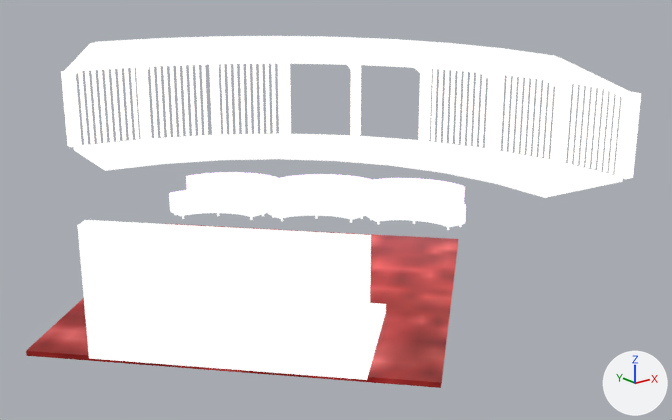
The FBX model Assets/Xana Environments Data/Xana Summit/Export_FBX/Beach_attach_Setup.fbx: old version first, new version second.
Rendered twice from a 50 mm camera at (-163.7, 60.8, 12.2) aimed at (-138.9, 91.8, -0.2). Every picture has the same lights, and +X, +Y and +Z are marked at lower right. Where no turn or scale is listed for an object, it has been applied to the vertices.

In view in the first picture: 'Beach_Setup'.
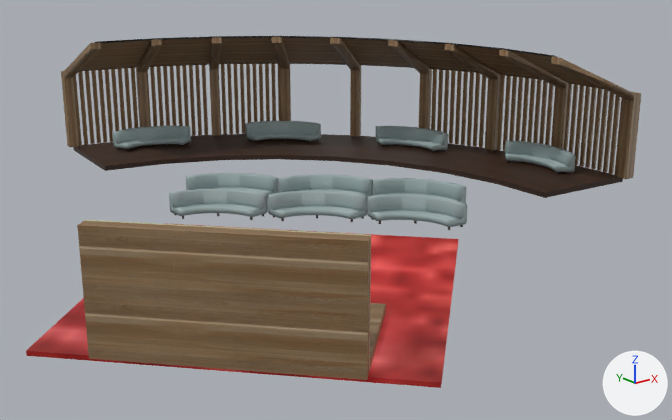
Boxes (x1, y1, x2, y2) around the edits, measured in the pictures (672 x 420 px; the box of a moved part takes in the faces that stretch with it):
'Beach_Setup', surface changed, reshaped (white to brown)
    both: (26, 36, 641, 388)
part 1 of me_mesh, moved or reshaped
    before: (186, 172, 466, 230)
    after: (186, 173, 467, 230)
part 2 of me_mesh, added
    after: (245, 121, 576, 174)
part 3 of me_mesh, added
    after: (112, 126, 191, 151)
part 4 of me_mesh, added (brown)
    after: (77, 225, 386, 380)
part 5 of me_mesh, surface changed (white to grey)
    both: (169, 40, 397, 217)

Edits to the bpy script that builds the scene:
```text
Change mat_beachcircle1:
    where n0 = _N.new('ShaderNodeBsdfPrincipled'); n0.name = 'Principled BSDF'
    remove n0.inputs[28].default_value = 1.0  # 'Emission Strength'
Change me_mesh:
    used by ob_beach_setup; location = (0.0, 0.0, 0.0)
    remove me_mesh.from_pydata(...)  # 2872 vertices, 5196 faces; spans x -155.0..-124.3, y 77.2..110.3, z -0.3..6.4
    add me_mesh.from_pydata(...)  # 4213 vertices, 3930 faces; spans x -155.0..-124.3, y 77.2..110.3, z -0.3..6.4
    me_mesh part 1: 262 vertices moved within x -142.1..-134.0, y 86.9..97.8, z -0.3..0.7; 1090 vertices removed from x -142.8..-133.9, y 86.8..98.1, z -0.3..0.8; 1090 vertices added at x -142.9..-133.9, y 86.7..98.0, z -0.3..0.8
    me_mesh part 2: 996 vertices added at x -134.9..-125.6, y 88.5..105.1, z 0.0..1.0
    me_mesh part 3: 332 vertices added at x -141.9..-137.8, y 105.9..108.0, z 0.0..1.0
    me_mesh part 4: 13 vertices added at x -153.8..-146.3, y 78.6..86.5, z -0.2..1.9
    me_mesh part 5: 35 kept faces spanning x -144.8..-127.2, y 92.2..98.8, z -0.1..6.3 get new texture (UV) coordinates
```
